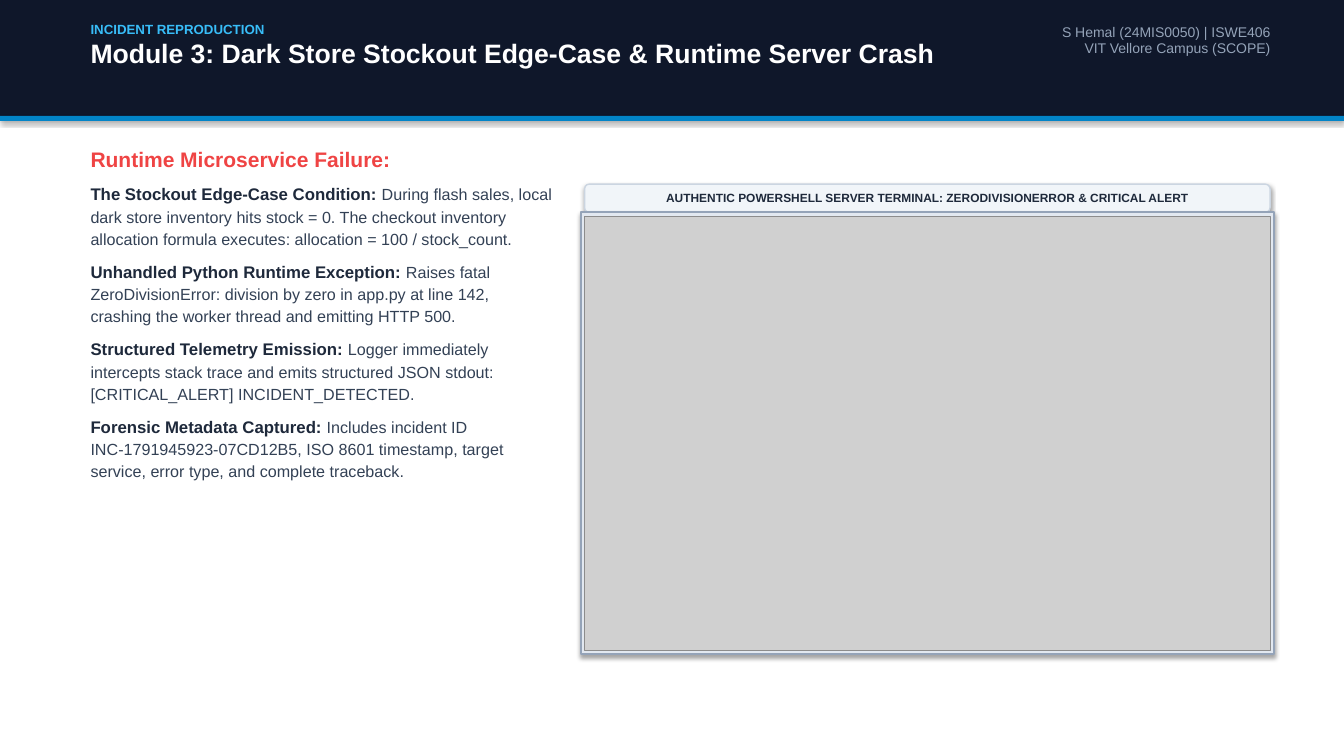
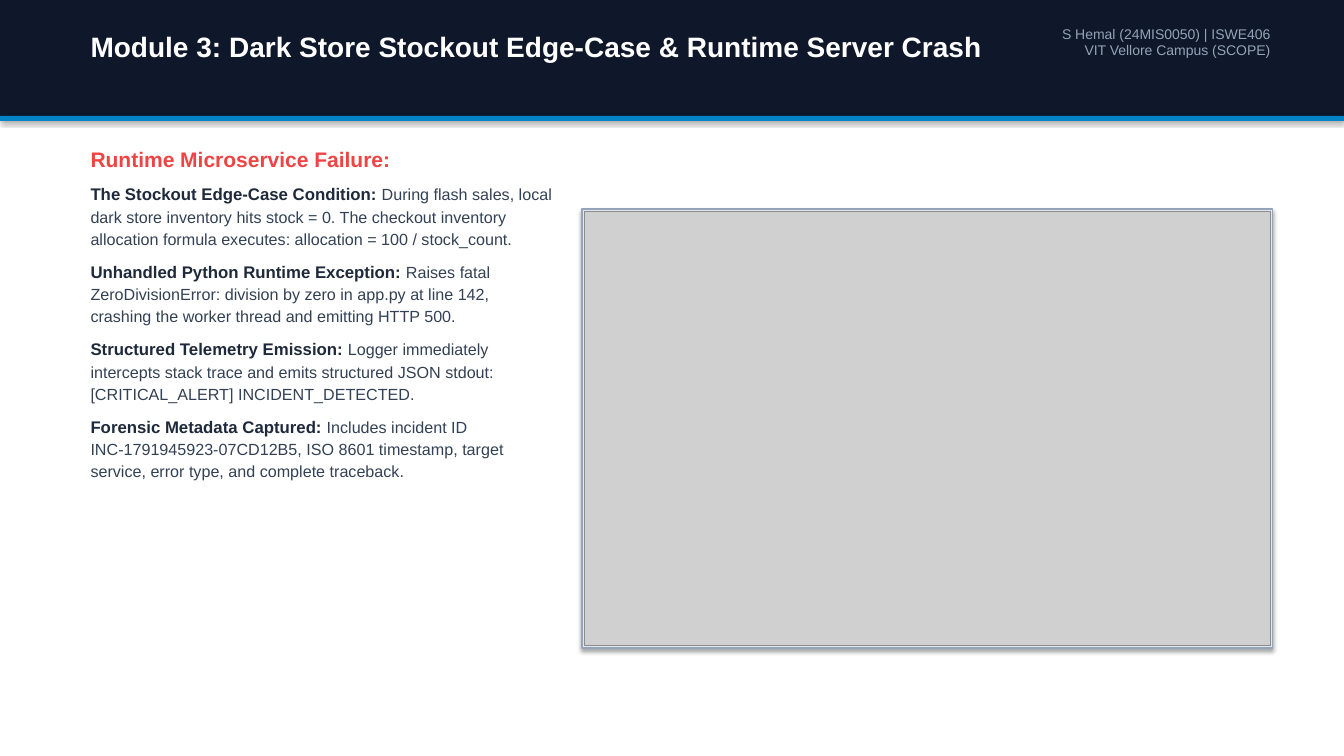
Before and after one commit to hemalexe/devopss-incident-watchdog, a slide deck: slide 7 of FlashMart_Incident_Watchdog_Application_Guide.pptx. Drawn at 1344x756 pixels with LibreOffice and Linux fonts; fonts in the diff are those of the drawing; grey boxes stand for pictures. Boxes give left, top, right and bottom in pixels: in the first picture for what was removed or moved away, otherwise in the second. Text is boxed around its words. In the diff, an @@ line names an element or a change of style, - is before the commit and + after.

```diff
--- a/FlashMart_Incident_Watchdog_Application_Guide.pptx
+++ b/FlashMart_Incident_Watchdog_Application_Guide.pptx
@@ text "Module 3: Dark Store Stockout ..." moved from (x1=91, y1=24, x2=934, y2=69) to (x1=91, y1=36, x2=981, y2=62) @@
@@ text "Module 3: Dark Store Stockout ..." at (x1=91, y1=36, x2=981, y2=62): size 19 to 20 pt @@
@@ text at (x1=91, y1=24, x2=265, y2=34): paragraph removed @@
-INCIDENT REPRODUCTION
@@ rectangle moved from (x1=581, y1=213, x2=1274, y2=655) to (x1=583, y1=209, x2=1273, y2=648) @@
@@ rectangle at (x1=583, y1=209, x2=1273, y2=648): outline #94A3B8 1.5 pt to #94A3B8 1.2 pt @@
@@ rounded rectangle removed at (x1=585, y1=185, x2=1270, y2=213) @@
-AUTHENTIC POWERSHELL SERVER TERMINAL: ZERODIVISIONERROR & CRITICAL ALERT
@@ picture moved from (x1=585, y1=217, x2=1270, y2=651) to (x1=585, y1=212, x2=1270, y2=646) @@
```
Also in this commit, not shown: 13 other slides changed, 12 other files.
